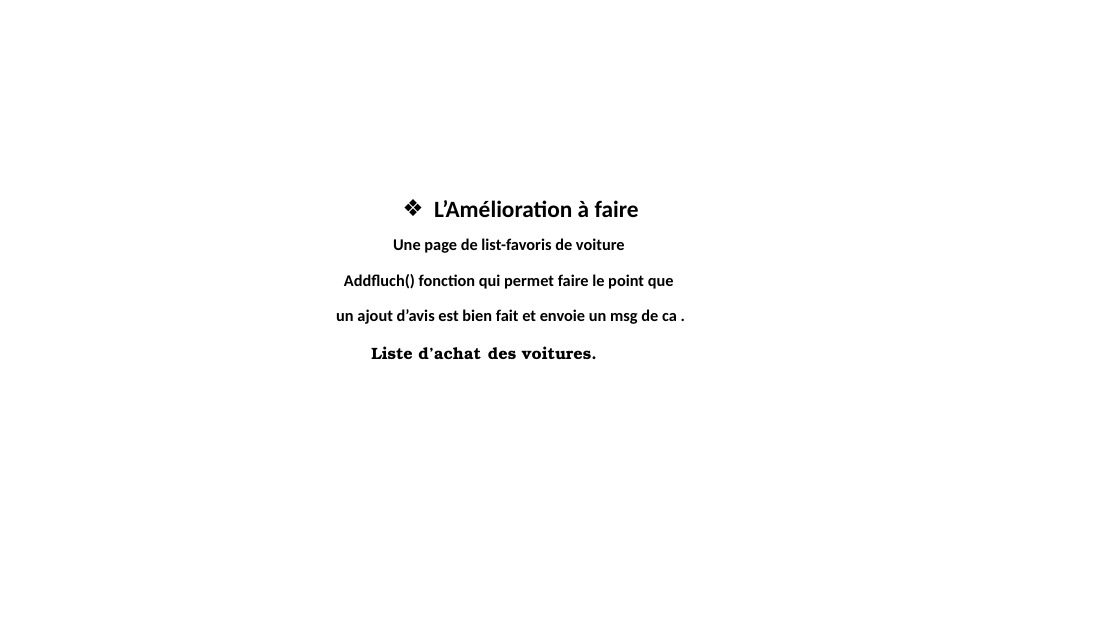
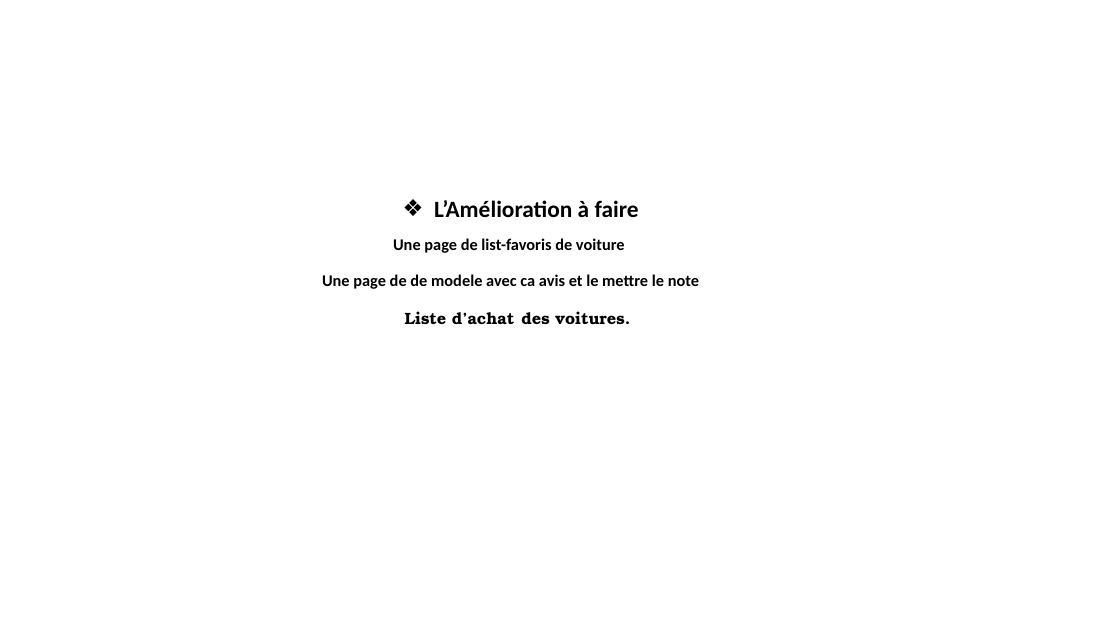
Before and after one commit to Tablieh/my_project_final, a slide deck: slide 22 of Mon PROJET APPLICATION WEB.pptx (slide 21 before the commit). Drawn at 1120x630 pixels with LibreOffice and Linux fonts; fonts in the diff are those of the drawing; background and template pictures are left out. Boxes give left, top, right and bottom in pixels: in the first picture for what was removed or moved away, otherwise in the second. Text is boxed around its words. In the diff, an @@ line names an element or a change of style, - is before the commit and + after.

```diff
--- a/Mon PROJET APPLICATION WEB.pptx
+++ b/Mon PROJET APPLICATION WEB.pptx
@@ text at bbox=[322, 274, 699, 289]: text changed @@
-Addfluch() fonction qui permet faire le point que
-un ajout d’avis est bien fait et envoie un msg de ca .
+Une page de de modele avec ca avis et le mettre le note
```
Also in this commit, not shown: 10 other slides changed, 3 slides added, 2 slides removed, 4 other files.
